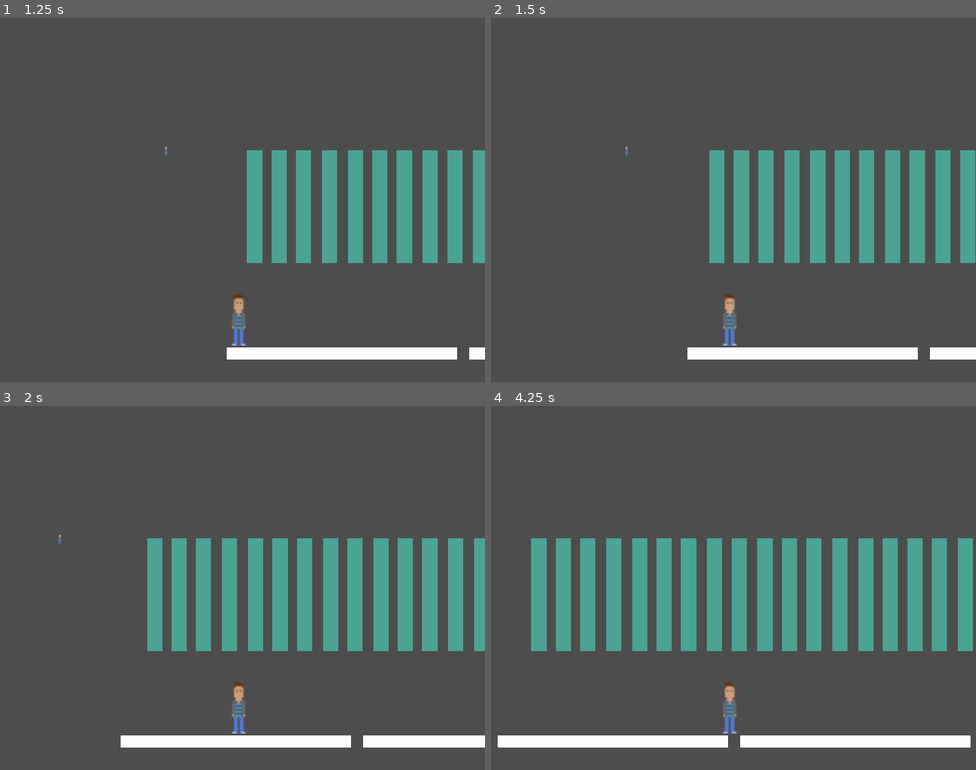
Above: before the commit, frames 1-4 (two rows, left to right).
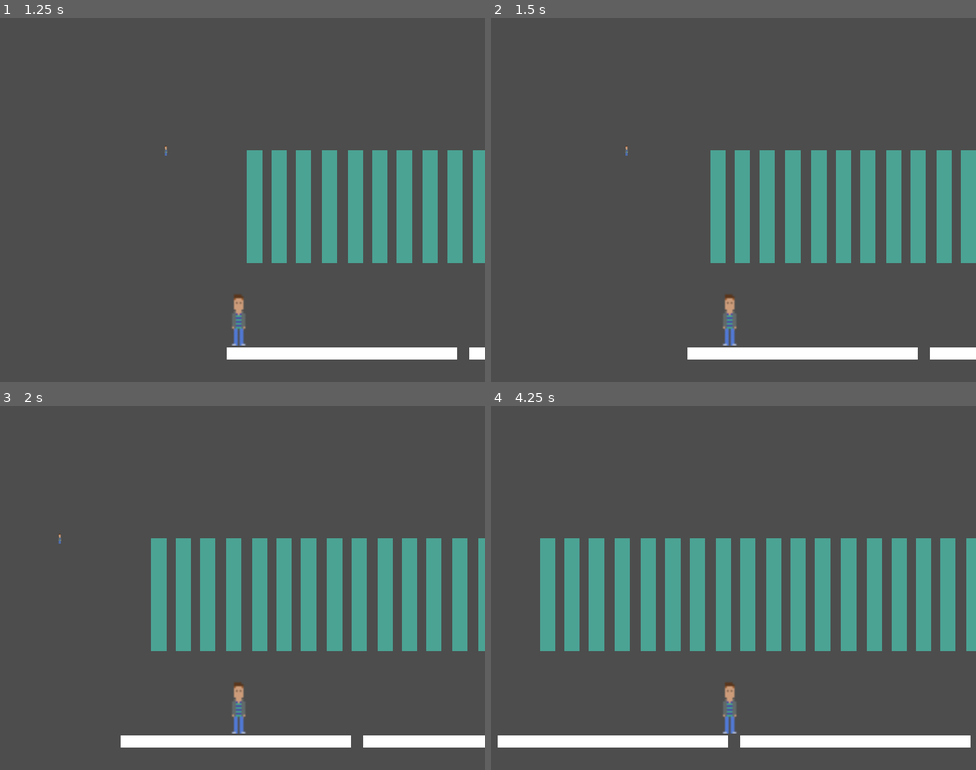
Above: after the commit, the same moments.

Repository: adamsocki/test_godot
Game: Godot game, scene res://game_manager.tscn
Two runs of this game, one before a commit and one after it. Both use one fixed random seed, a clock stepped at 60 frames per second and the inputs below.
Inputs (mouse positions are in pixels of both pictures, inside the frame that each line leads up to):
- Up to frame 1 (1.25 s): click "START" at 0.5 s
- Up to frame 2 (1.5 s): tap Enter at 1.25 s; move the mouse to (840, 181) at 1.27 s; hold D (move_right) from 1.28 s (still down)
- Up to frame 3 (2 s): keep holding D (move_right)
- Up to frame 4 (4.25 s): move the mouse to (636, 606) at 2.02 s; release D (move_right) at 2.03 s; hold Left (move_left) 2.03-2.78 s; move the mouse to (782, 507) at 2.77 s; hold D (move_right) from 2.78 s (still down); move the mouse to (709, 660) at 3.52 s

Frame 1 is identical in both runs. In frame 2, 1.5% of the frame differs, in the area x 45-100%, y 36-68%; in frame 3, 7.1%; in frame 4, 20%, in the area x 8-100%, y 36-68%.

Commit message:
paralax 1

Diff:
--- a/game1_2D/functions.gd
+++ b/game1_2D/functions.gd
@@ -7,6 +7,6 @@
 func paralax_mover(type):
 	match type:
 		1:
-			return 0.4
+			return 40
 		_:
 			pass
--- a/game1_2D/levels/level_1.gd
+++ b/game1_2D/levels/level_1.gd
@@ -13,6 +13,6 @@
 func _process(delta):
 
 	if $Player.velocity.x > 0.0:
-		$Paralax_set_1.position.x += functions.paralax_mover(1)
+		$Paralax_set_1.position.x += functions.paralax_mover(1) * delta
 	elif $Player.velocity.x < 0.0:
-		$Paralax_set_1.position.x -= functions.paralax_mover(1)
+		$Paralax_set_1.position.x -= functions.paralax_mover(1) * delta
